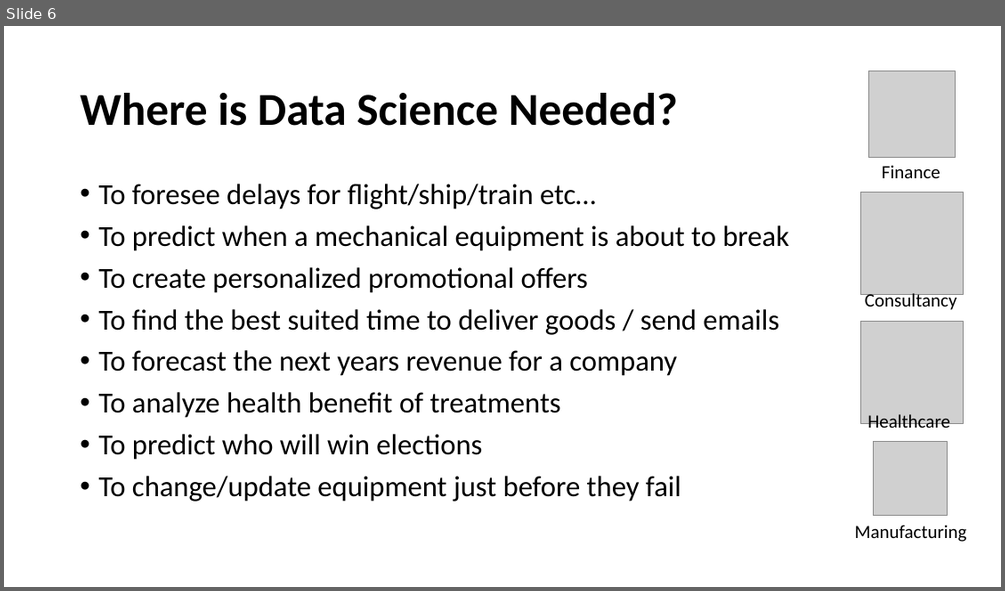
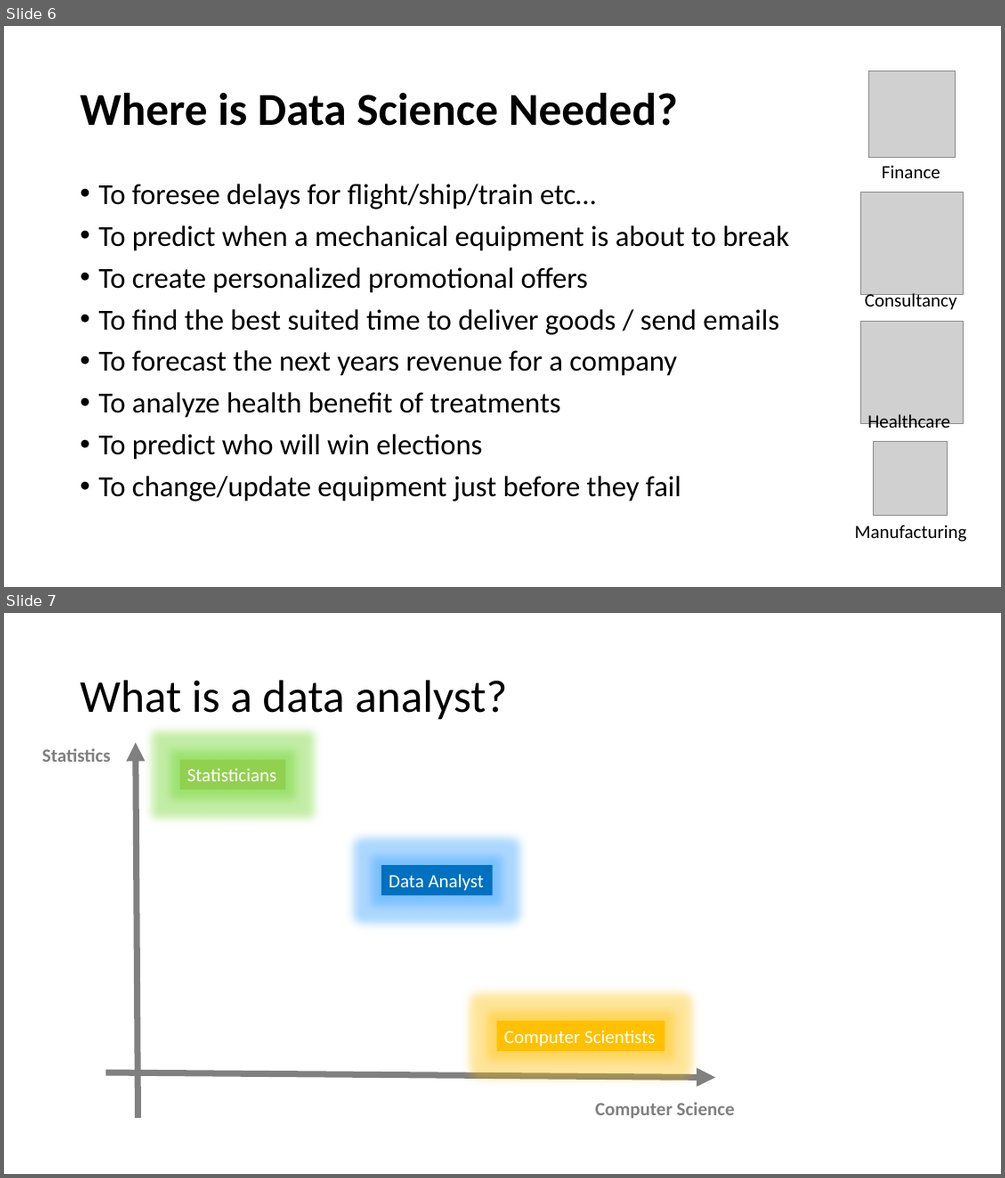
Before and after one commit to PRF-Development/DataAnalysisExtras, a slide deck: WhatIsDataAnalysis.pptx. Shown one above the other, each under a label of ours: slide 6 before the commit, slides 6 and 7 after it. The pictures are 1005x591 and 1005x1178 pixels, drawn with LibreOffice and Linux fonts; fonts in the diff are those of the drawing; grey boxes stand for pictures. Boxes give left, top, right and bottom in pixels: in the first picture for what was removed or moved away, otherwise in the second. Text is boxed around its words. In the diff, an @@ line names an element or a change of style, - is before the commit and + after.

```diff
--- a/WhatIsDataAnalysis.pptx
+++ b/WhatIsDataAnalysis.pptx
@@ slide 7 added at bbox=[4, 613, 1001, 1174], background #FFFFFF @@
@@ title added at bbox=[80, 680, 507, 720], 44 pt, text #000000 @@
+What is a data analyst?
@@ arrow added from (138, 1118) to (136, 742), #808080 6 pt @@
@@ text added at bbox=[42, 748, 111, 762], 18 pt, text #808080, bold @@
+Statistics
@@ rectangle added at bbox=[179, 760, 285, 789], fill #92D050, 18 pt, text #FFFFFF @@
+Statisticians
@@ rectangle added at bbox=[381, 865, 493, 895], fill #0070C0, 18 pt, text #FFFFFF @@
+Data Analyst
@@ rectangle added at bbox=[497, 1021, 665, 1051], fill #FFC000, 18 pt, text #FFFFFF @@
+Computer Scientists
@@ arrow added from (105, 1072) to (715, 1078), #808080 6 pt @@
@@ text added at bbox=[595, 1102, 735, 1118], 18 pt, text #808080, bold @@
+Computer Science
```
